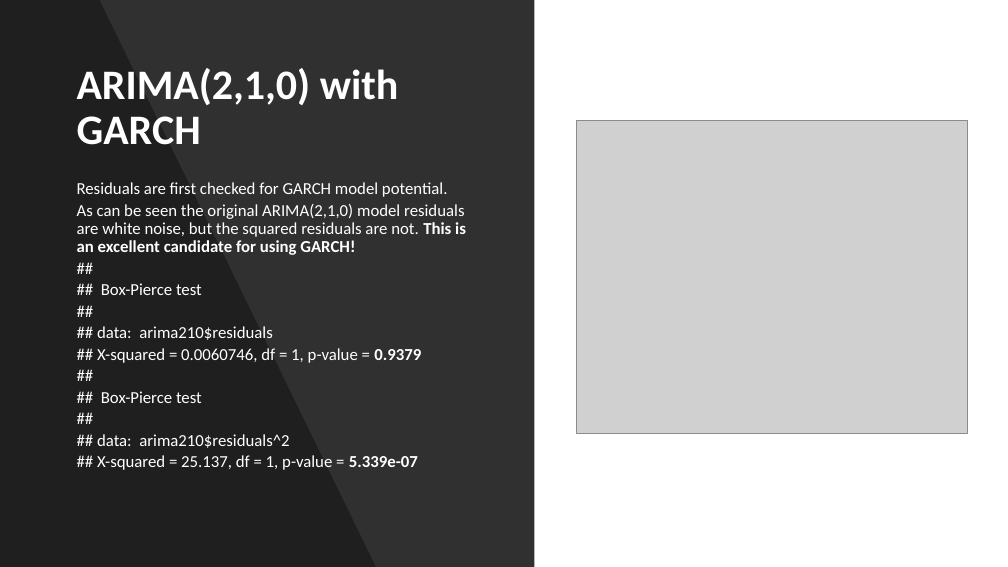
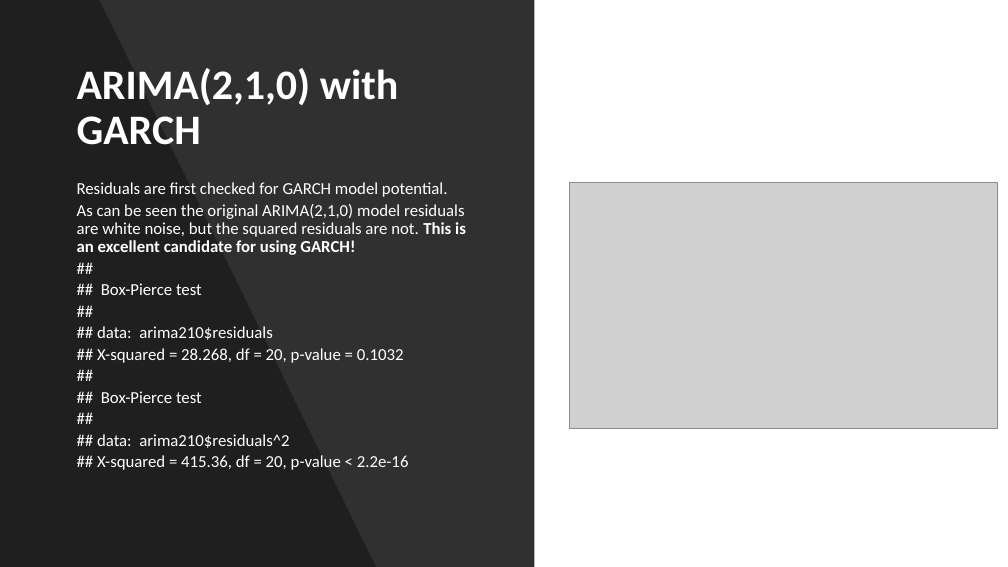
Before and after one commit to npthomas208/DS809-time-series, a slide deck: slide 66 of DS809ProjectPresentation v2.pptm (slide 71 before the commit). Drawn at 1008x567 pixels with LibreOffice and Linux fonts; fonts in the diff are those of the drawing; grey boxes stand for pictures. Boxes give left, top, right and bottom in pixels: in the first picture for what was removed or moved away, otherwise in the second. Text is boxed around its words. In the diff, an @@ line names an element or a change of style, - is before the commit and + after.

```diff
--- a/DS809ProjectPresentation v2.pptm
+++ b/DS809ProjectPresentation v2.pptm
@@ picture: place and size @@
-picture at [577, 120, 969, 433]
+picture at [570, 182, 998, 428]
@@ text at [97, 283, 409, 470]: text changed @@
-##
-## Box-Pierce test
-##
-## data: arima210$residuals
-## X-squared = 0.0060746, df = 1, p-value = 0.9379
-##
-## Box-Pierce test
-##
-## data: arima210$residuals^2
-## X-squared = 25.137, df = 1, p-value = 5.339e-07
+##
+## Box-Pierce test
+##
+## data: arima210$residuals
+## X-squared = 28.268, df = 20, p-value = 0.1032
+##
+## Box-Pierce test
+##
+## data: arima210$residuals^2
+## X-squared = 415.36, df = 20, p-value < 2.2e-16
```
Also in this commit, not shown: 40 other slides changed, 2 slides added, 8 slides removed, 8 other files.
